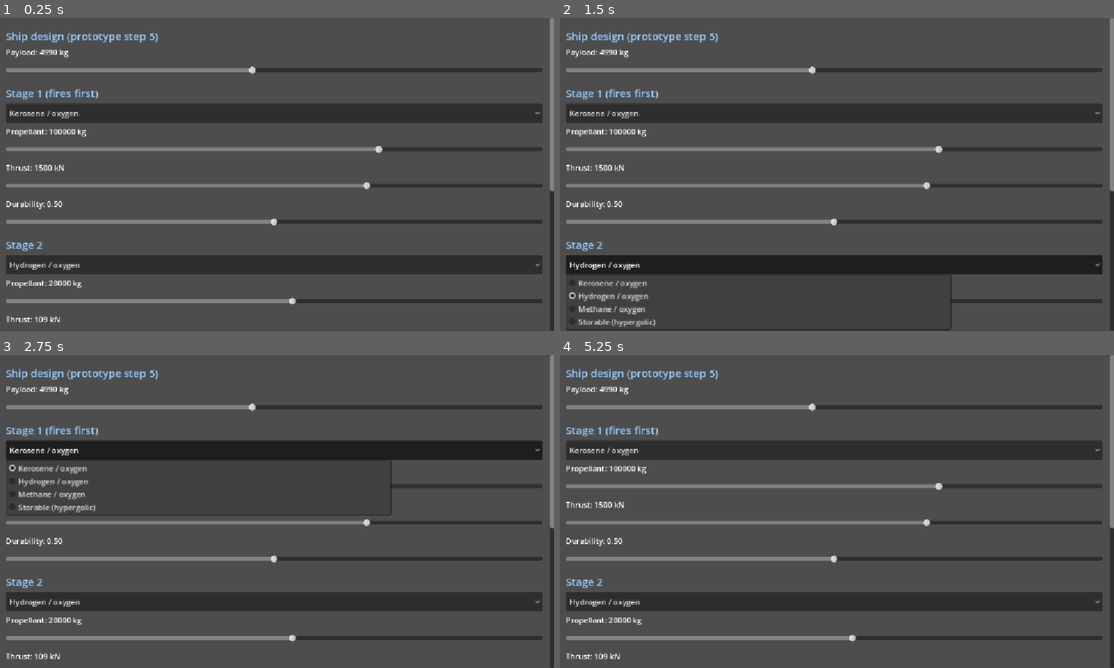
Above: before the commit, frames 1-4 (two rows, left to right).
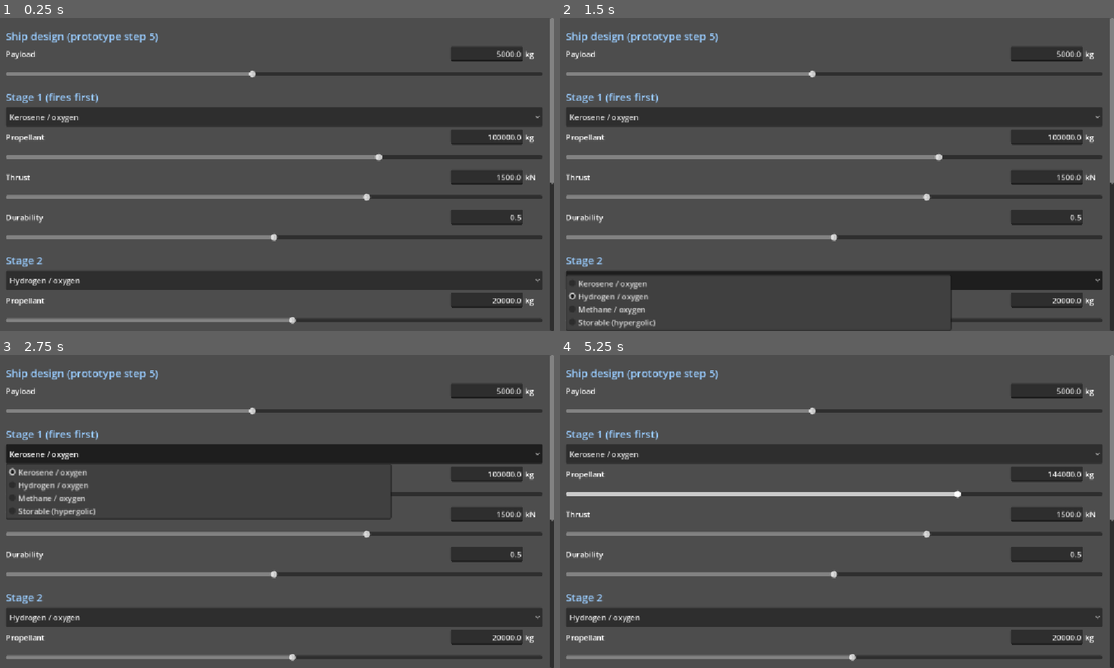
Above: after the commit, the same moments.

Repository: jonmakescars/asteroid-miner
Game: Godot game, scene res://ship_design.tscn
Same seed, same stepped clock (60 frames per second), same inputs: the game is played once before the commit and once after it. This scene is started directly instead of the project's main scene.
Inputs (mouse positions are in pixels of both pictures, inside the frame that each line leads up to):
- Up to frame 1 (0.25 s): no input
- Up to frame 2 (1.5 s): click "Kerosene / oxygen" at 0.5 s; click "Hydrogen / oxygen" at 1.25 s
- Up to frame 3 (2.75 s): click "Kerosene / oxygen" at 2 s
- Up to frame 4 (5.25 s): click "Hydrogen / oxygen" at 2.75 s; click "Kerosene / oxygen" at 3.5 s; click "Hydrogen / oxygen" at 4.25 s; tap Enter at 5 s; move the mouse to (958, 495) at 5.02 s; tap Tab at 5.1 s; click (958, 495) at 5.17 s

The runs differ from the first frame. In frame 1, 27% of the frame differs, in the area x 1-100%, y 9-98%; in frame 2, 22%; in frame 3, 26%; in frame 4, 27%.

Commit message:
Small change to ship design screen to add a text box

Diff:
--- a/scripts/ship_design_view.gd
+++ b/scripts/ship_design_view.gd
@@ -101,21 +101,53 @@
 	parent.add_child(label)
 
 
-## Adds a label and a slider; returns a Dictionary describing the control.
+## Adds a row with a title, a text box and a unit, plus a slider; returns a Dictionary describing the control.
+## The slider and the text box change the same value. The text box accepts exact numbers.
 func _add_slider(parent: Control, title: String, value_range: Vector2, logarithmic: bool, start: float, unit: String) -> Dictionary:
-	var label := Label.new()
-	parent.add_child(label)
+	var row := HBoxContainer.new()
+	parent.add_child(row)
+	var title_label := Label.new()
+	title_label.text = title
+	title_label.size_flags_horizontal = Control.SIZE_EXPAND_FILL
+	row.add_child(title_label)
+	var edit := LineEdit.new()
+	edit.custom_minimum_size = Vector2(150, 0)
+	edit.alignment = HORIZONTAL_ALIGNMENT_RIGHT
+	edit.select_all_on_focus = true
+	edit.virtual_keyboard_type = LineEdit.KEYBOARD_TYPE_NUMBER_DECIMAL
+	row.add_child(edit)
+	var unit_label := Label.new()
+	unit_label.text = unit
+	unit_label.custom_minimum_size = Vector2(36, 0)
+	row.add_child(unit_label)
+
 	var slider := HSlider.new()
 	slider.min_value = 0.0
 	slider.max_value = 1.0
 	slider.step = 0.001
 	slider.custom_minimum_size = Vector2(0, 40)
 	slider.size_flags_horizontal = Control.SIZE_EXPAND_FILL
-	var control := {"label": label, "slider": slider, "title": title, "range": value_range, "log": logarithmic, "unit": unit}
-	slider.value = _to_slider(start, control)
-	slider.value_changed.connect(func(_v: float) -> void: _refresh())
 	parent.add_child(slider)
+
+	var control := {"edit": edit, "slider": slider, "range": value_range, "log": logarithmic, "value": start}
+	slider.set_value_no_signal(_to_slider(start, control))
+	slider.value_changed.connect(func(_v: float) -> void:
+		control["value"] = _value_from_slider(control)
+		_refresh())
+	edit.text_submitted.connect(func(text: String) -> void: _apply_text(control, text))
+	edit.focus_exited.connect(func() -> void: _apply_text(control, edit.text))
 	return control
+
+
+## Takes a number typed into a text box: clamps it to the allowed range and moves the slider to match.
+func _apply_text(control: Dictionary, text: String) -> void:
+	var cleaned := text.strip_edges().replace(",", ".")
+	if cleaned.is_valid_float():
+		var value_range: Vector2 = control["range"]
+		var value := clampf(cleaned.to_float(), value_range.x, value_range.y)
+		control["value"] = value
+		(control["slider"] as HSlider).set_value_no_signal(_to_slider(value, control))
+	_refresh()  # also rewrites the text box, which restores the old value if the input was not a number
 
 
 func _to_slider(value: float, control: Dictionary) -> float:
@@ -125,7 +157,7 @@
 	return (value - value_range.x) / (value_range.y - value_range.x)
 
 
-func _value_of(control: Dictionary) -> float:
+func _value_from_slider(control: Dictionary) -> float:
 	var value_range: Vector2 = control["range"]
 	var position: float = (control["slider"] as HSlider).value
 	if control["log"]:
@@ -133,6 +165,10 @@
 		var step := pow(10.0, floor(log(raw) / log(10.0)) - 2.0)  # three significant figures
 		return round(raw / step) * step
 	return snappedf(value_range.x + position * (value_range.y - value_range.x), 0.01)
+
+
+func _value_of(control: Dictionary) -> float:
+	return float(control["value"])
 
 
 func _num(value: float) -> String:
@@ -185,5 +221,4 @@
 
 
 func _update_label(control: Dictionary) -> void:
-	var unit: String = control["unit"]
-	(control["label"] as Label).text = "%s: %s %s" % [control["title"], _num(_value_of(control)), unit]
+	(control["edit"] as LineEdit).text = String.num(_value_of(control), 2)
